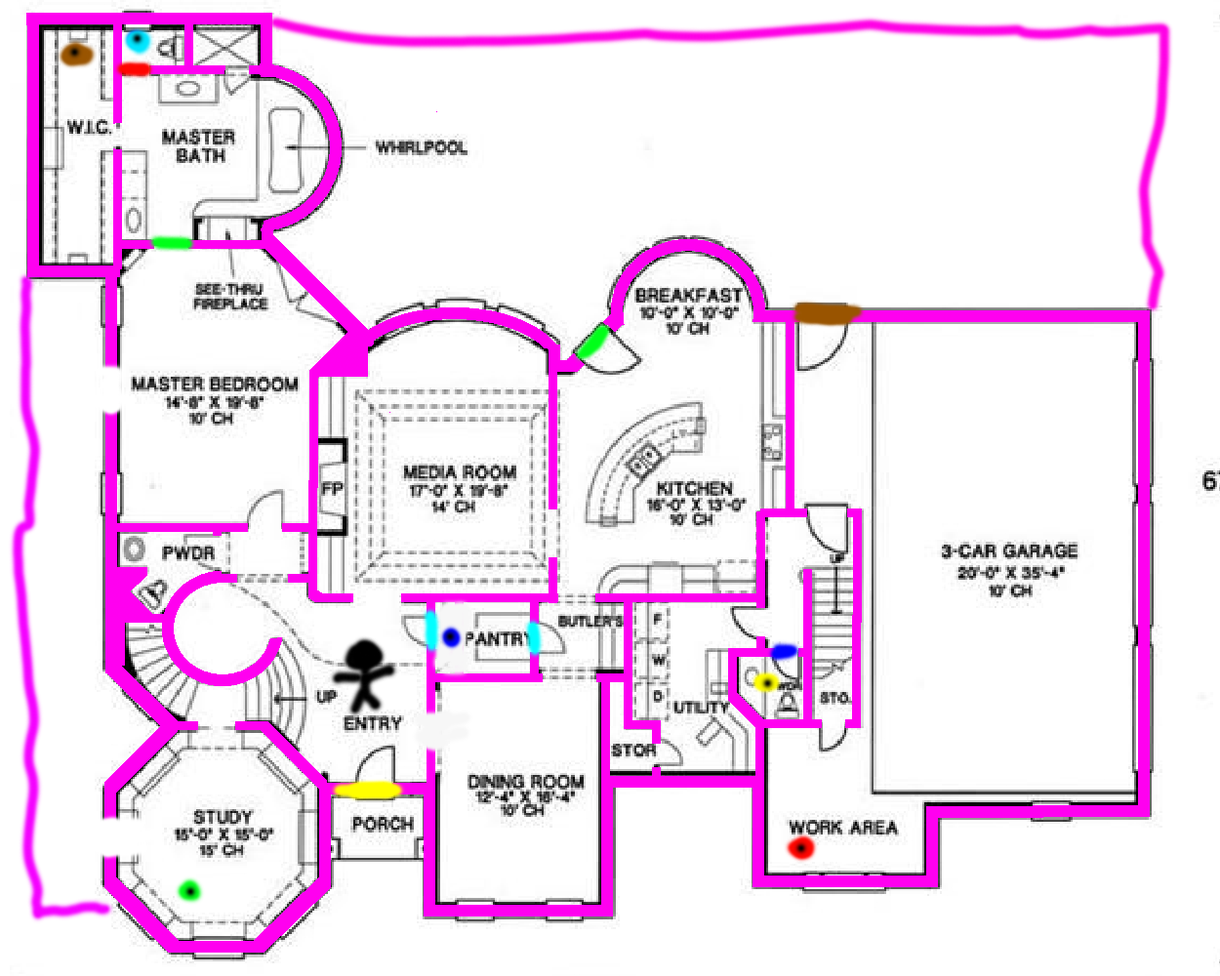
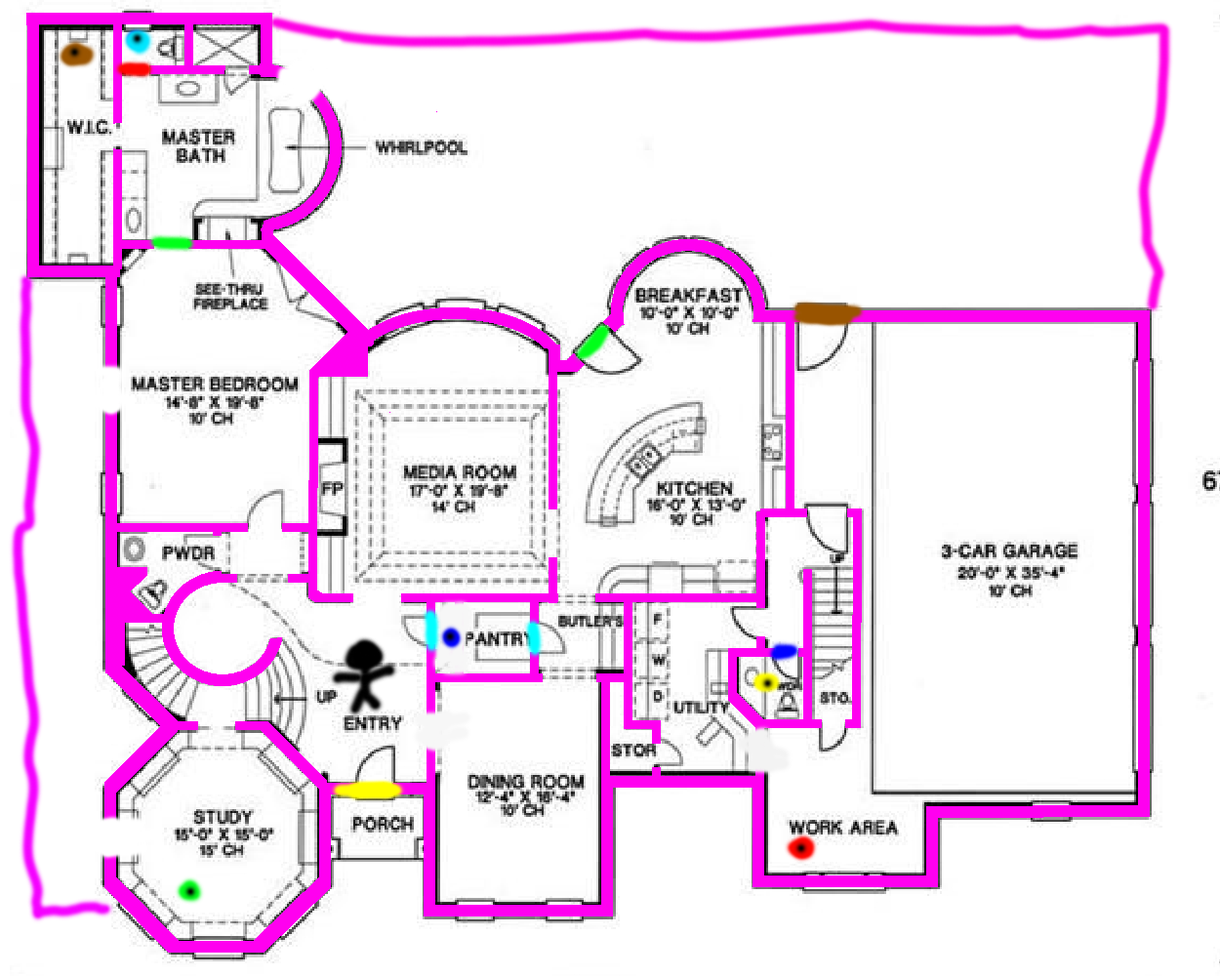
Layered file, before and after one edit (1220×976). Changes by layer:
painted on "Layer 2" over 269, 34, 791, 778
